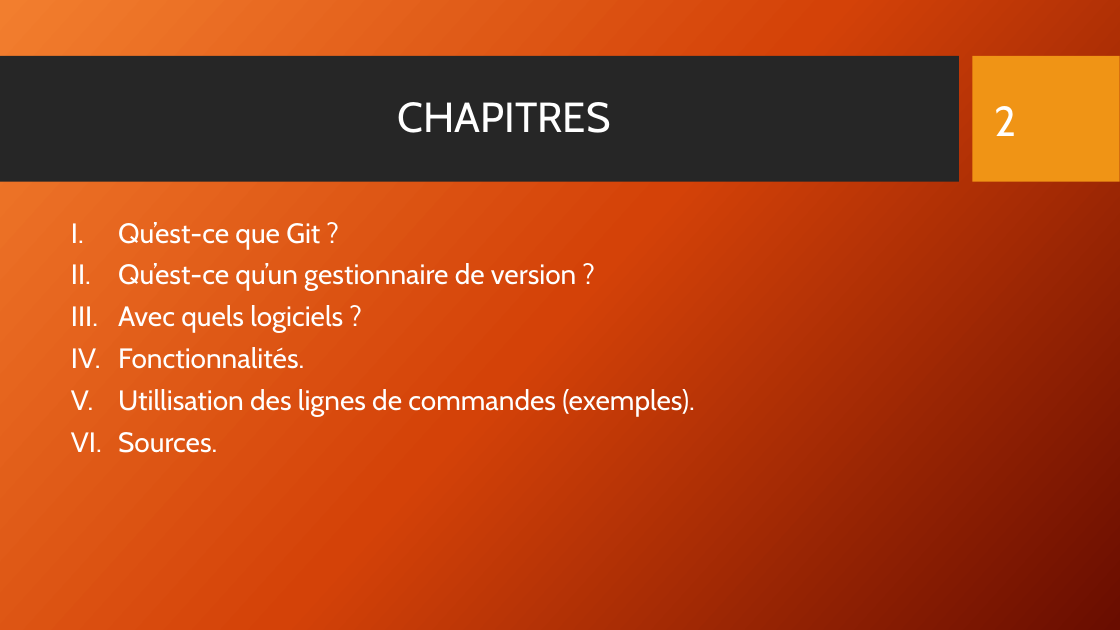
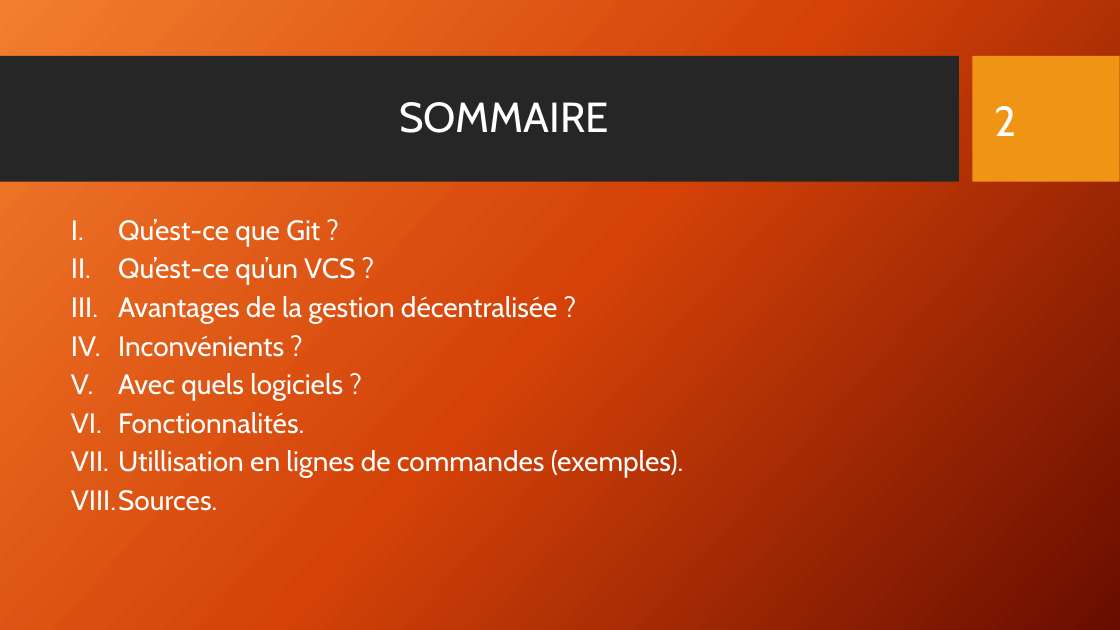
Before and after one commit to Math-Alex83/Expos-_git_cda_2210, a slide deck: slide 2 of Présentation_Git_CDA_2210.pptx. Drawn at 1120x630 pixels with LibreOffice and Linux fonts; fonts in the diff are those of the drawing; background and template pictures are left out. Boxes give left, top, right and bottom in pixels: in the first picture for what was removed or moved away, otherwise in the second. Text is boxed around its words. In the diff, an @@ line names an element or a change of style, - is before the commit and + after.

```diff
--- a/Présentation_Git_CDA_2210.pptx
+++ b/Présentation_Git_CDA_2210.pptx
@@ title at (399,102,609,133): text changed @@
-CHAPITRES
+SOMMAIRE
@@ text at (71,219,343,511): line spacing 0.9 to 0.8 @@
@@ text at (118,257,558,357): text changed @@
-II. Qu’est-ce qu’un gestionnaire de version ?
+II. Qu’est-ce qu’un VCS ?
+III. Avantages de la gestion décentralisée ?
+IV. Inconvénients ?
@@ text at (118,450,684,478): text changed @@
-V. Utillisation des lignes de commandes (exemples).
+VII. Utillisation en lignes de commandes (exemples).
```
Also in this commit, not shown: 3 other slides changed, 1 slide added, 3 other files.
